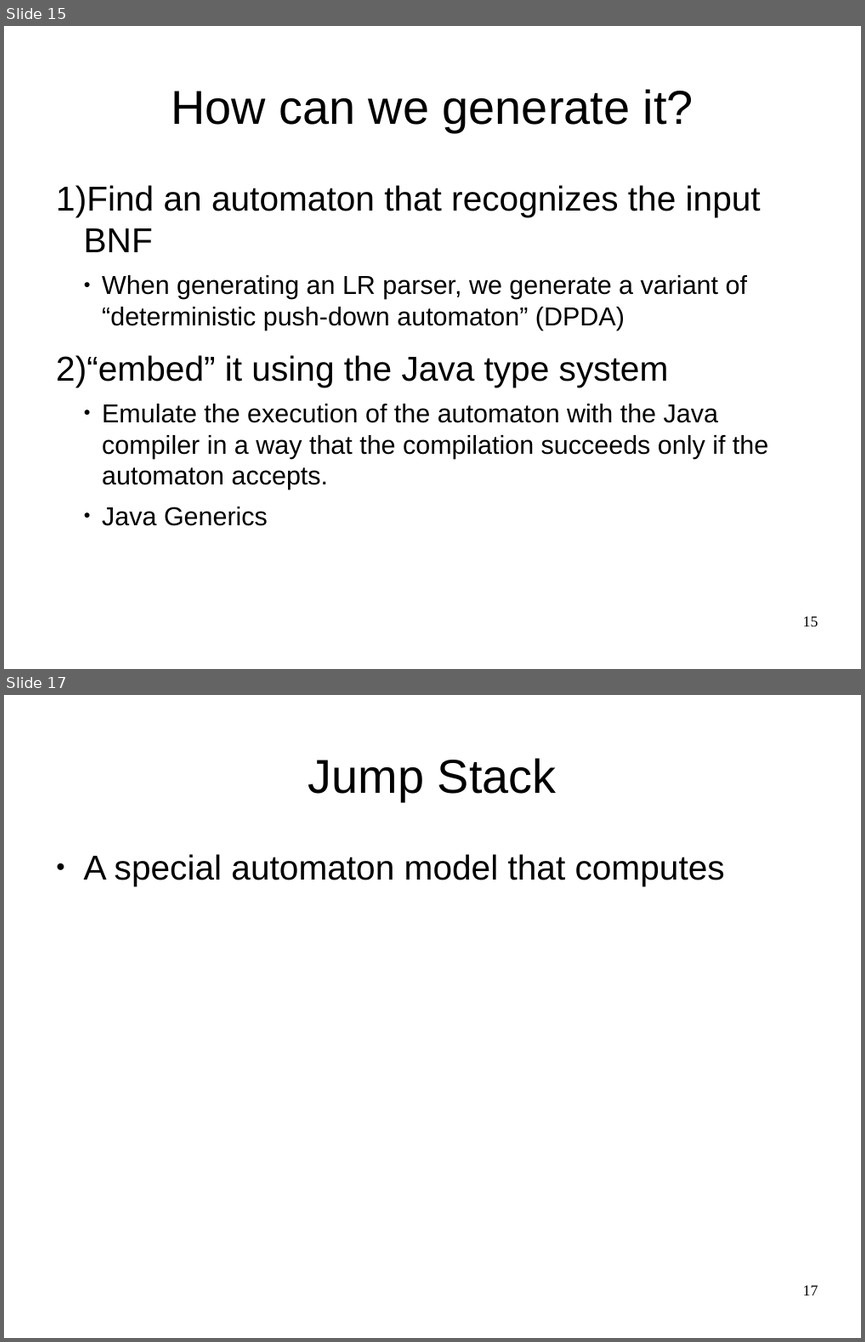
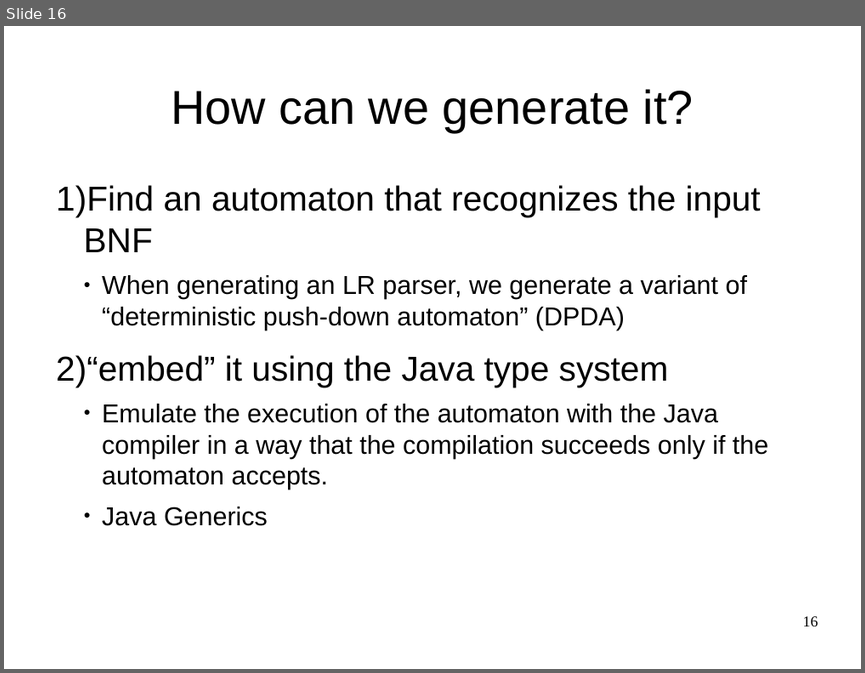
Before and after one commit to OriRoth/fling, a slide deck: Manuscripts/Thesis Seminar/Thesis Seminar.odp. Shown one above the other, each under a label of ours: slides 15 and 17 before the commit, slide 16 after it; the slides between them are not shown. The pictures are 865x1342 and 865x673 pixels, drawn with LibreOffice and Linux fonts; fonts in the diff are those of the drawing. Boxes give left, top, right and bottom in pixels: in the first picture for what was removed or moved away, otherwise in the second. Text is boxed around its words. In the diff, an @@ line names an element or a change of style, - is before the commit and + after.

```diff
--- a/Manuscripts/Thesis Seminar/Thesis Seminar.odp
+++ b/Manuscripts/Thesis Seminar/Thesis Seminar.odp
@@ slide 17 removed at (4,695,861,1338), background #FFFFFF @@
@@ title removed at (308,758,556,801) @@
-Jump Stack
@@ text removed at (84,854,725,886) @@
-● A special automaton model that computes
@@ page number removed at (803,1285,818,1295) @@
-17
@@ what was slide 15 is now slide 16 @@
@@ page number at (803,616,818,626): text changed @@
-15
+16
```
Also in this commit, not shown: 3 slides changed, 3 slides added, 1 other slide removed.
